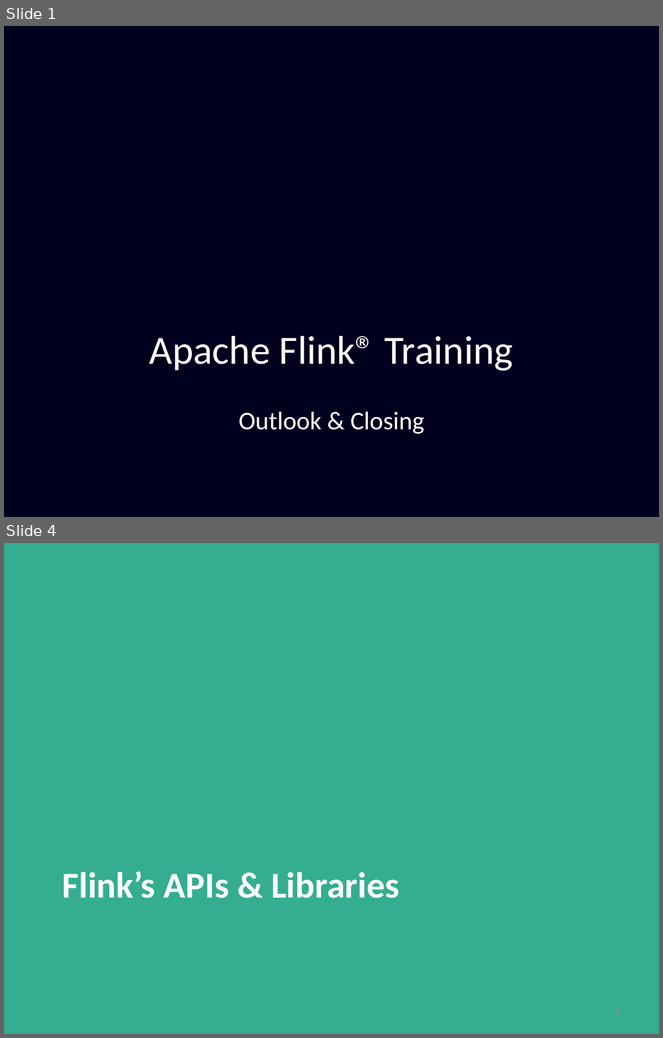
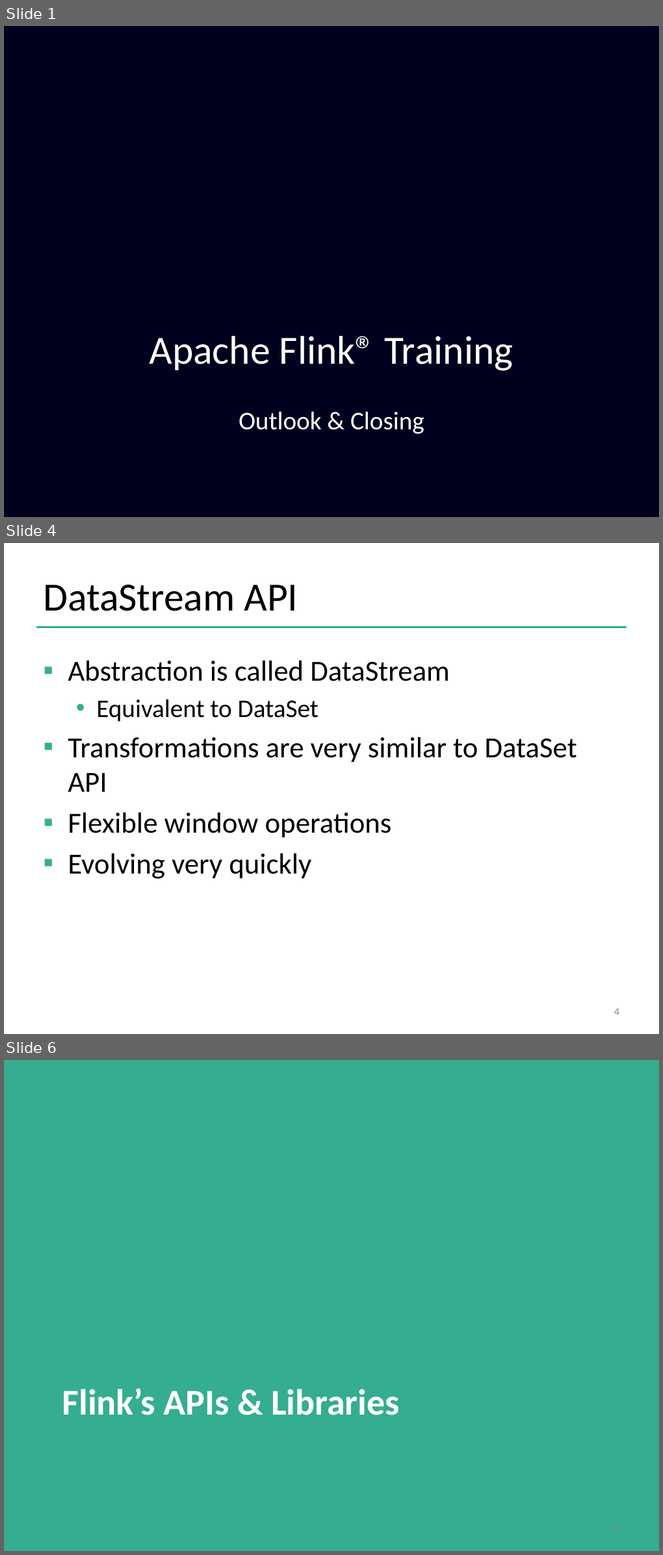
Before and after one commit to dataArtisans/flink-training-web, a slide deck: slides/closing.pptx. Shown one above the other, each under a label of ours: slides 1 and 4 before the commit, slides 1, 4 and 6 after it; the slides between them are not shown. The pictures are 663x1038 and 663x1555 pixels, drawn with LibreOffice and Linux fonts; fonts in the diff are those of the drawing; background and template pictures are left out. Boxes give left, top, right and bottom in pixels: in the first picture for what was removed or moved away, otherwise in the second. Text is boxed around its words. In the diff, an @@ line names an element or a change of style, - is before the commit and + after.

```diff
--- a/slides/closing.pptx
+++ b/slides/closing.pptx
@@ slide 4 added at bbox=[4, 543, 659, 1034], background #FFFFFF @@
@@ title added at bbox=[43, 585, 298, 611], 44 pt, text #000000 @@
+DataStream API
@@ line added from (36, 627) to (627, 627), #34AD91 2 pt @@
@@ text added at bbox=[68, 661, 577, 879], 32 pt, text #000000 @@
+▪ Abstraction is called DataStream
+  • Equivalent to DataSet
+▪ Transformations are very similar to DataSet API
+▪ Flexible window operations
+▪ Evolving very quickly
@@ page number added at bbox=[614, 1008, 620, 1016], 12 pt, text #8C8C8C @@
+4
@@ what was slide 4 is now slide 6 @@
```
Also in this commit, not shown: 1 slide changed, 7 other slides added, 2 slides removed.
